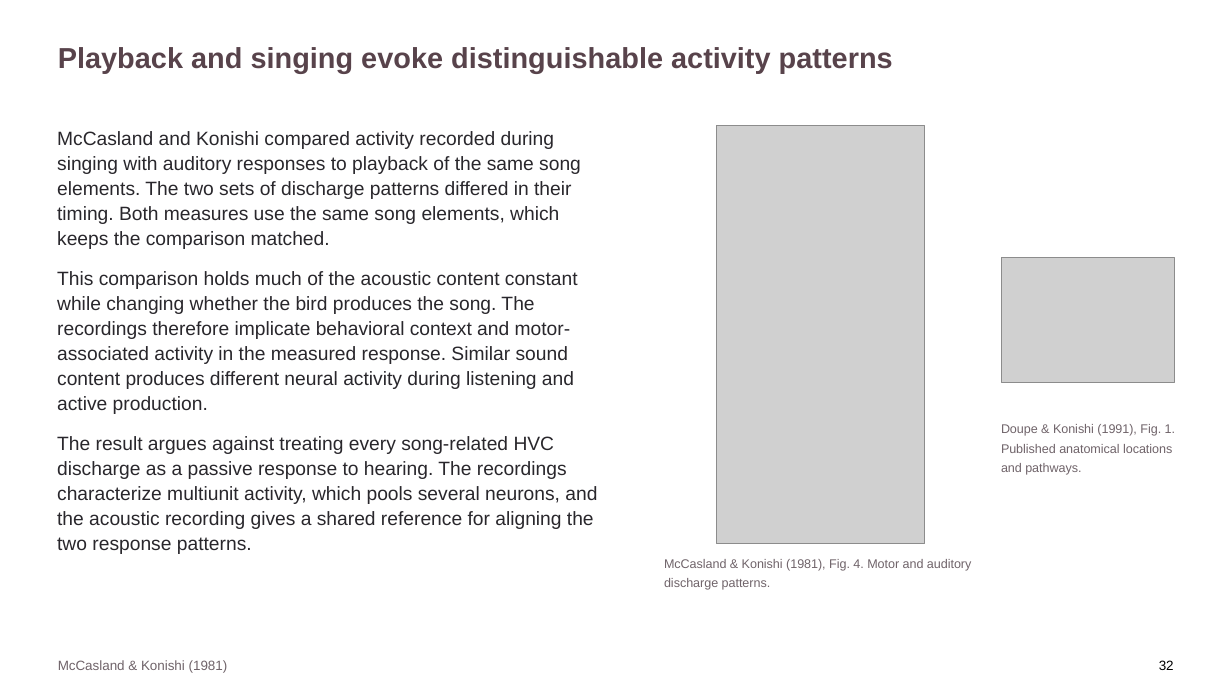
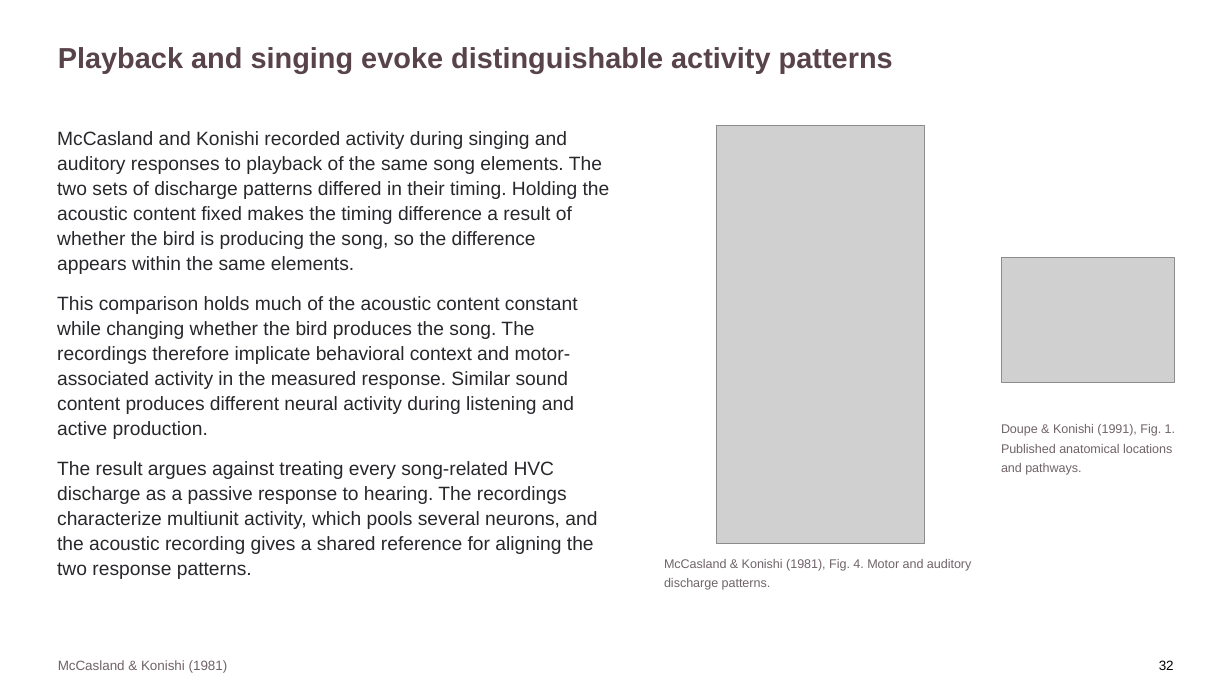
Before and after one commit to jordanxxlopez/NEUROETHOLOGY, a slide deck: slide 42 of scaffolded/Neuroethology_Lecture33_FA2026_SCAFFOLDED.pptx. Drawn at 1232x693 pixels with LibreOffice and Linux fonts; fonts in the diff are those of the drawing; grey boxes stand for pictures. Boxes give left, top, right and bottom in pixels: in the first picture for what was removed or moved away, otherwise in the second. Text is boxed around its words. In the diff, an @@ line names an element or a change of style, - is before the commit and + after.

```diff
--- a/scaffolded/Neuroethology_Lecture33_FA2026_SCAFFOLDED.pptx
+++ b/scaffolded/Neuroethology_Lecture33_FA2026_SCAFFOLDED.pptx
@@ text at <box>57,131,610,274</box>: text changed @@
-McCasland and Konishi compared activity recorded during singing with auditory responses to playback of the same song elements. The two sets of discharge patterns differed in their timing. Both measures use the same song elements, which keeps the comparison matched.
+McCasland and Konishi recorded activity during singing and auditory responses to playback of the same song elements. The two sets of discharge patterns differed in their timing. Holding the acoustic content fixed makes the timing difference a result of whether the bird is producing the song, so the difference appears within the same elements.
```
Also in this commit, not shown: 22 other slides changed, 4 other files.
